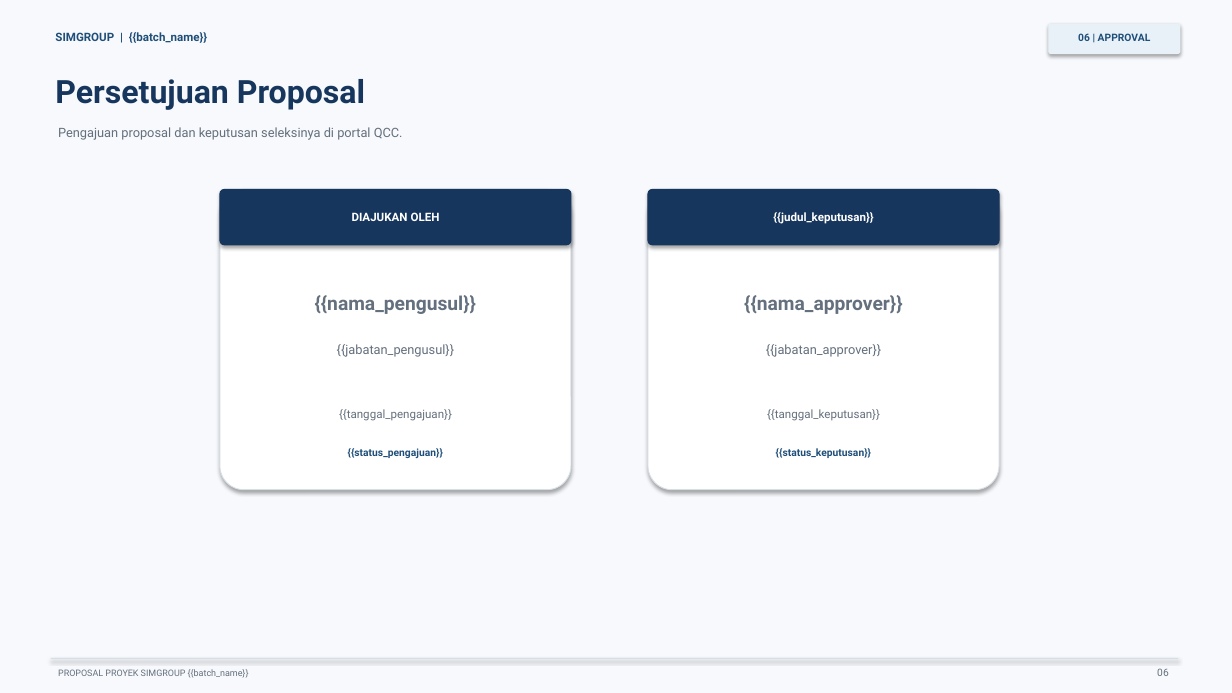
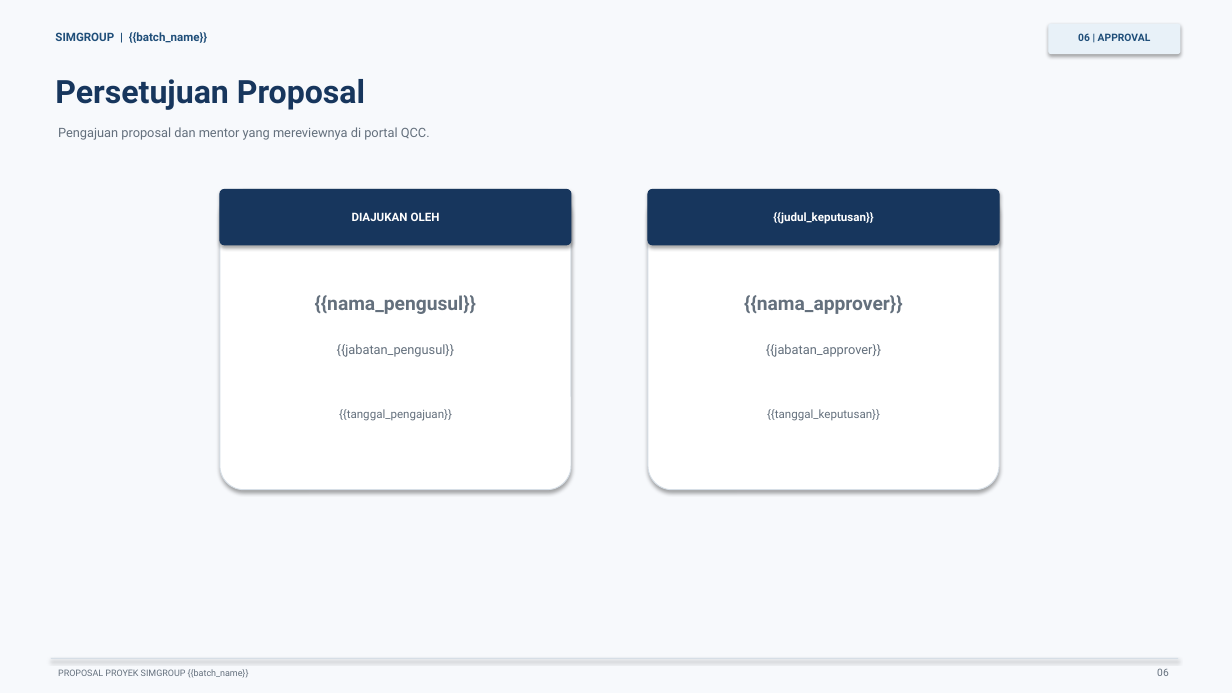
Before and after one commit to muhammad-febriansyah/portal-qcc, a slide deck: slide 6 of resources/templates/proposal-presentation.pptx. Drawn at 1232x693 pixels with LibreOffice and Linux fonts; fonts in the diff are those of the drawing. Boxes give left, top, right and bottom in pixels: in the first picture for what was removed or moved away, otherwise in the second. Text is boxed around its words. In the diff, an @@ line names an element or a change of style, - is before the commit and + after.

```diff
--- a/resources/templates/proposal-presentation.pptx
+++ b/resources/templates/proposal-presentation.pptx
@@ text at <box>58,127,430,140</box>: text changed @@
-Pengajuan proposal dan keputusan seleksinya di portal QCC.
+Pengajuan proposal dan mentor yang mereviewnya di portal QCC.
@@ text removed at <box>348,448,443,458</box> @@
-{{status_pengajuan}}
@@ text removed at <box>776,448,871,458</box> @@
-{{status_keputusan}}
```
Also in this commit, not shown: 2 other files.
